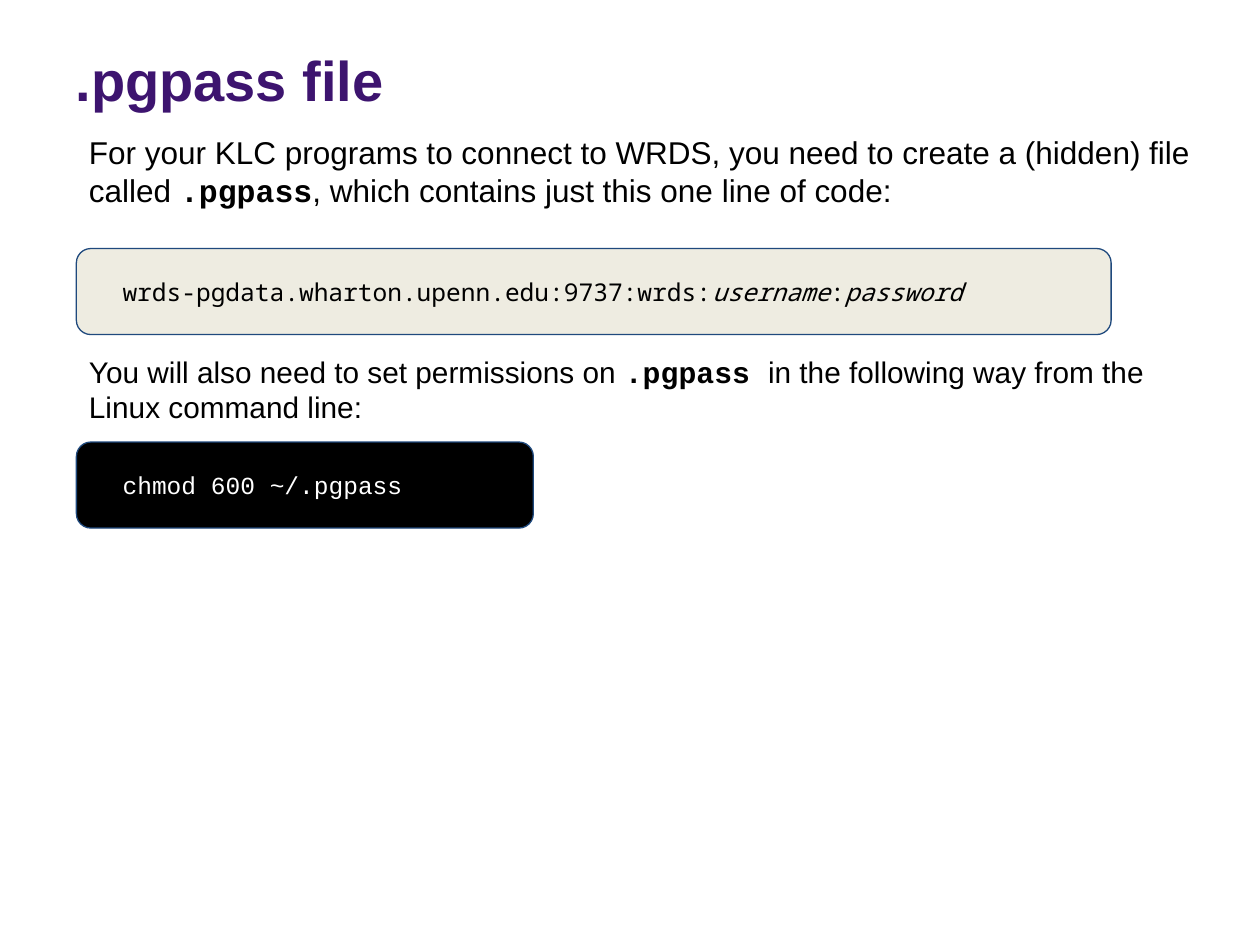
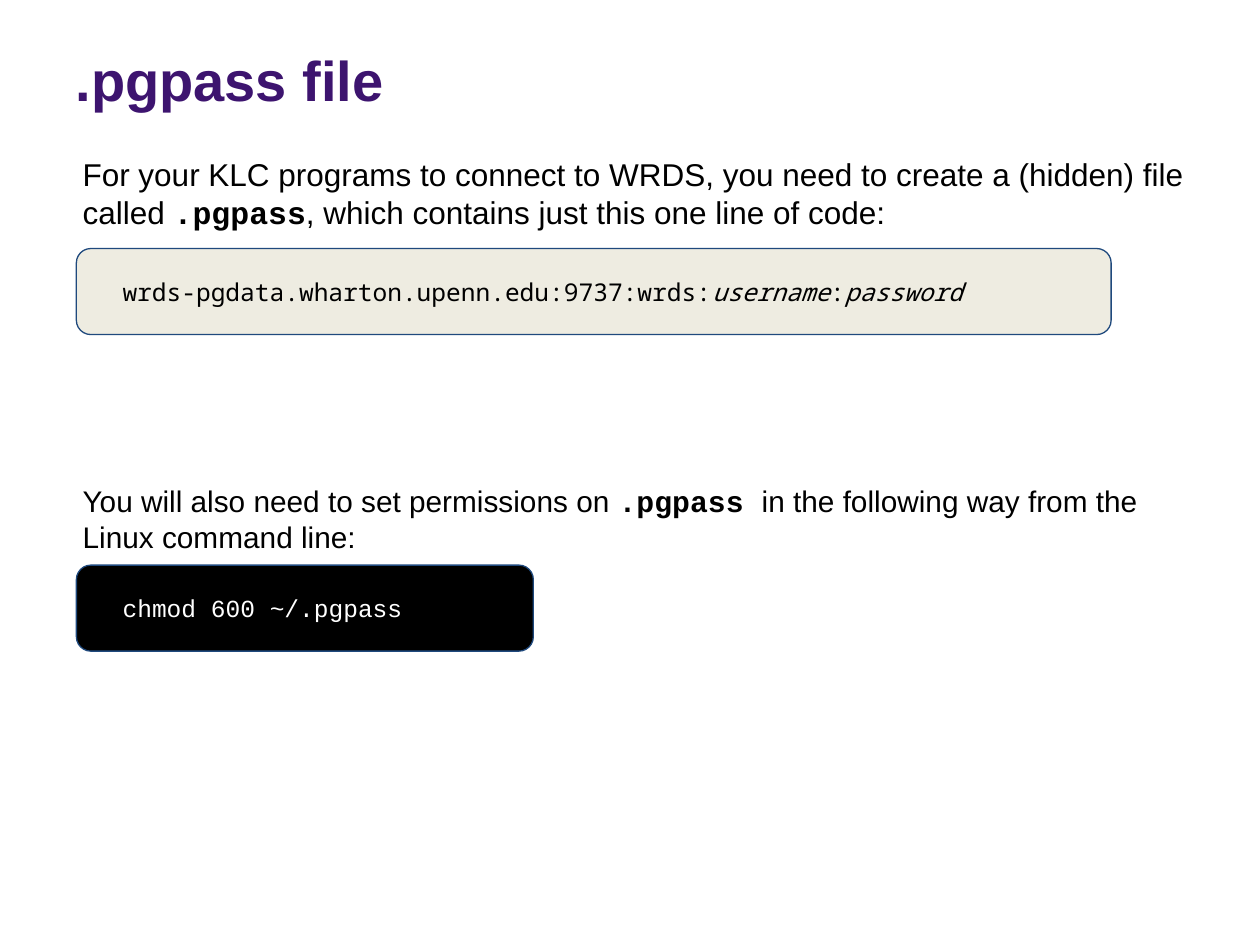
Before and after one commit to rs-kellogg/2024_phd_workshop, a slide deck: slide 2 of wrds/WRDS_authentication.pptx. Drawn at 1260x945 pixels with LibreOffice and Linux fonts; fonts in the diff are those of the drawing; background and template pictures are left out. Boxes give left, top, right and bottom in pixels: in the first picture for what was removed or moved away, otherwise in the second. Text is boxed around its words. In the diff, an @@ line names an element or a change of style, - is before the commit and + after.

```diff
--- a/wrds/WRDS_authentication.pptx
+++ b/wrds/WRDS_authentication.pptx
@@ text "For your KLC programs to ..." rewrapped from (89,141,1189,419) to (83,163,1183,549) @@
@@ rounded rectangle "chmod 600 ~/.pgpass": place and size @@
-rounded rectangle "chmod 600 ~/.pgpass" at (77,442,534,528)
+rounded rectangle "chmod 600 ~/.pgpass" at (77,566,534,651)
```
Also in this commit, not shown: 2 slides removed.
